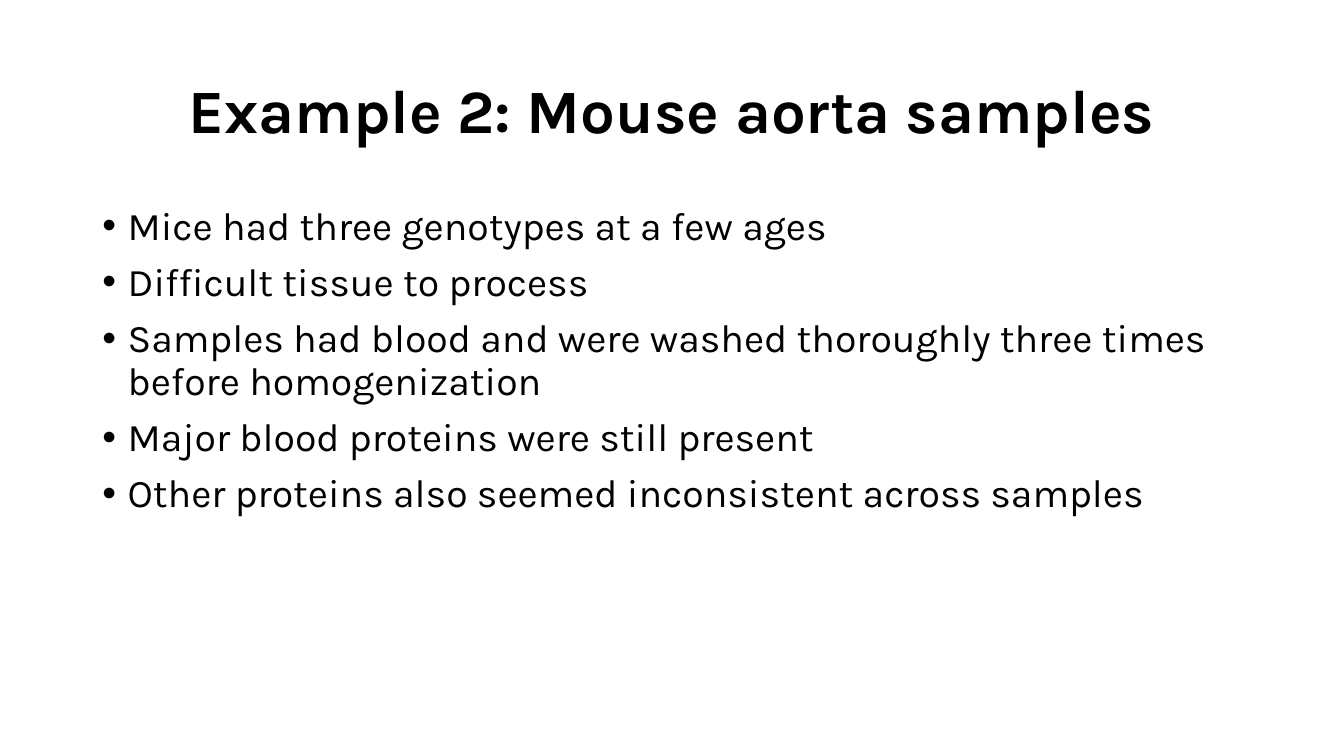
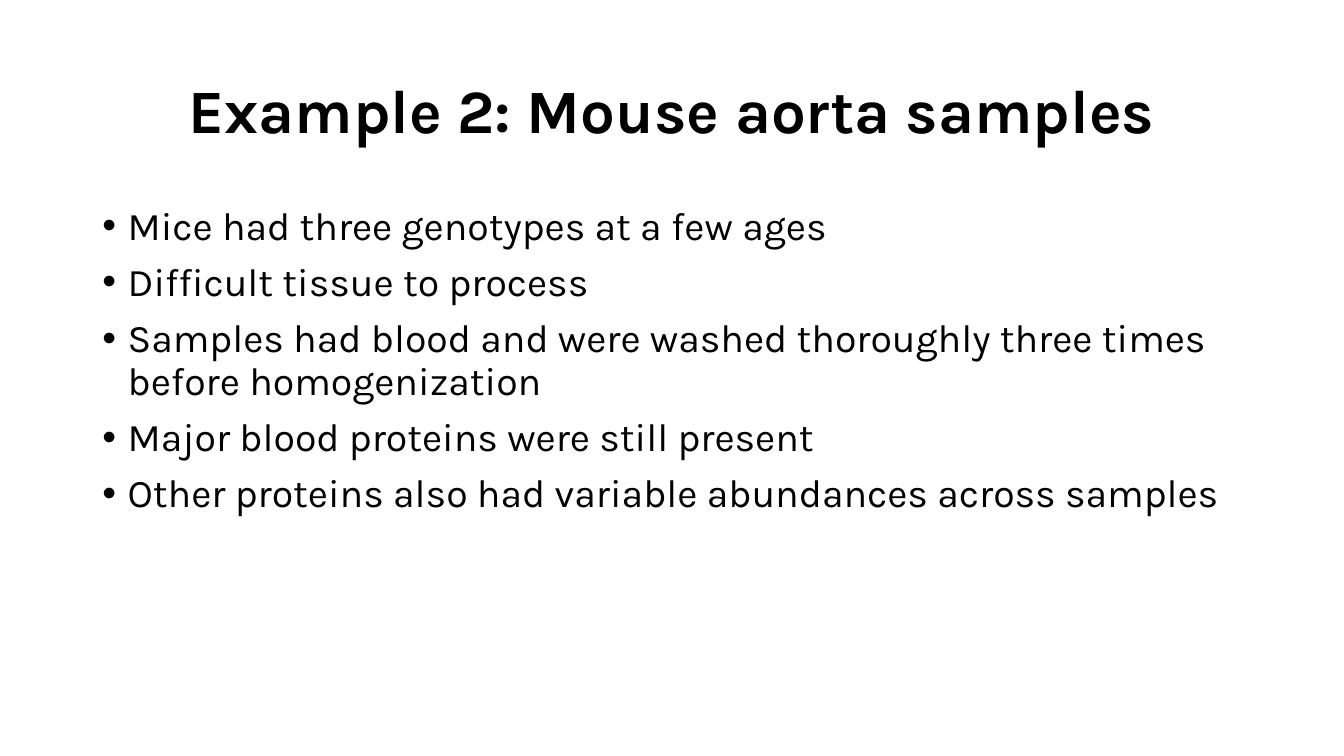
Before and after one commit to pwilmart/power_of_proteomes, a slide deck: slide 7 of power_of_proteomes.pptx. Drawn at 1344x756 pixels with LibreOffice and Linux fonts; fonts in the diff are those of the drawing. Boxes give left, top, right and bottom in pixels: in the first picture for what was removed or moved away, otherwise in the second. Text is boxed around its words. In the diff, an @@ line names an element or a change of style, - is before the commit and + after.

```diff
--- a/power_of_proteomes.pptx
+++ b/power_of_proteomes.pptx
@@ text at bbox=[128, 480, 1218, 517]: text changed @@
-• Other proteins also seemed inconsistent across samples
+• Other proteins also had variable abundances across samples
```
Also in this commit, not shown: 2 other files.
